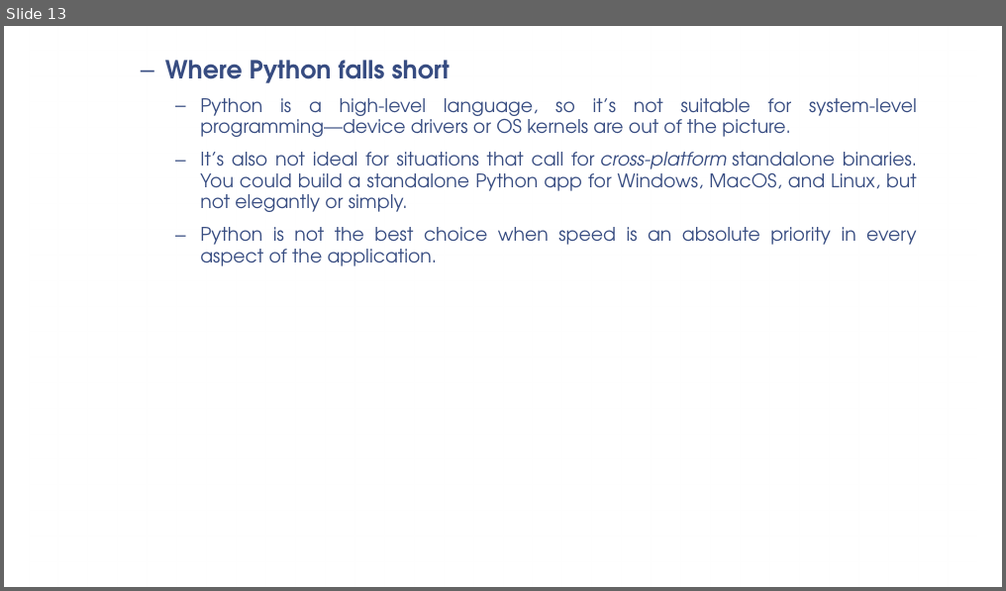
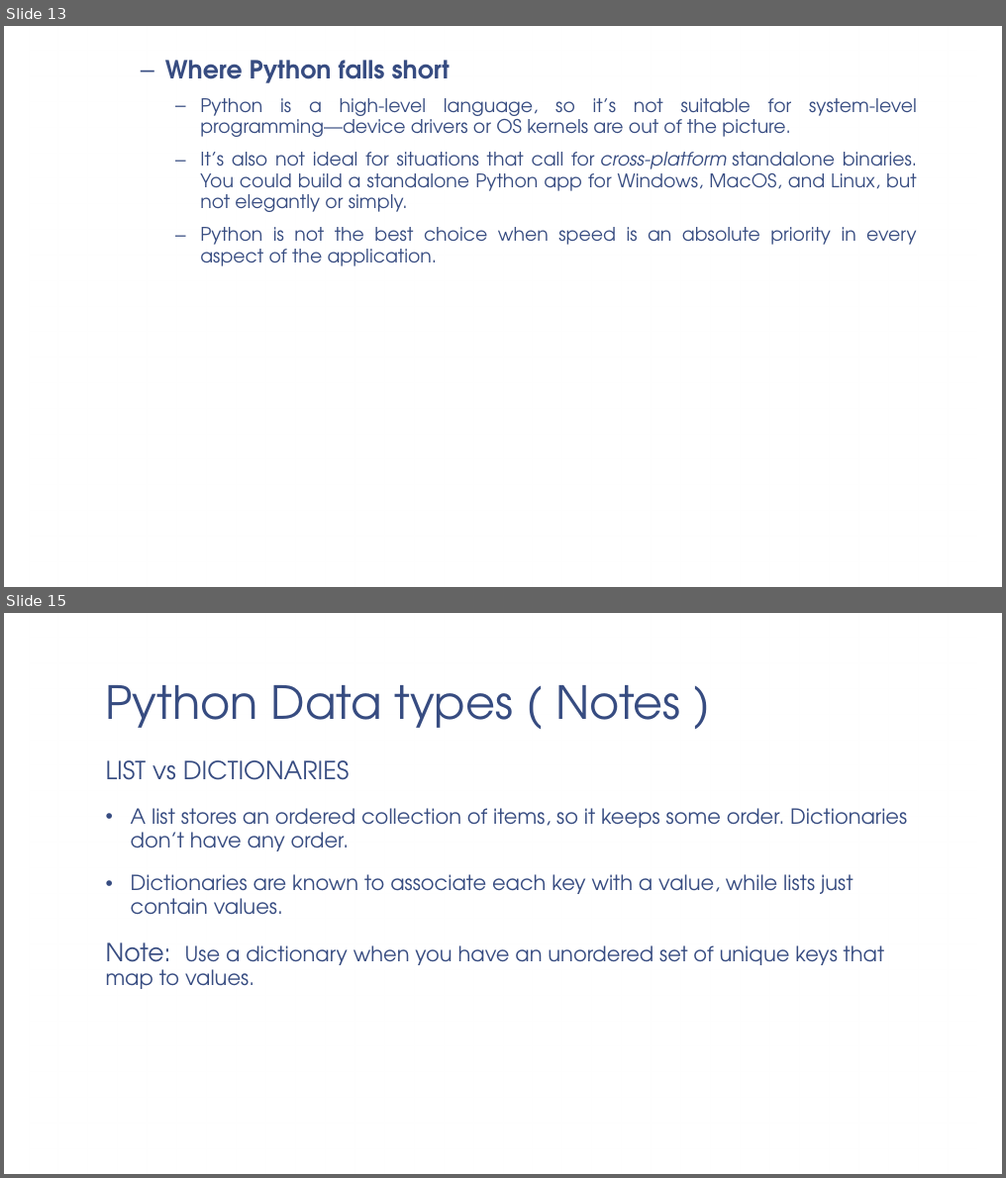
Before and after one commit to vaishnavi-consultants/Computer-Science, a slide deck: Python/Session1/PPT/Python_Fundamentals(Introduction_to_Python).pptx. Shown one above the other, each under a label of ours: slide 13 before the commit, slides 13 and 15 after it; the slides between them are not shown. The pictures are 1006x591 and 1006x1178 pixels, drawn with LibreOffice and Linux fonts; fonts in the diff are those of the drawing; background and template pictures are left out. Boxes give left, top, right and bottom in pixels: in the first picture for what was removed or moved away, otherwise in the second. Text is boxed around its words. In the diff, an @@ line names an element or a change of style, - is before the commit and + after.

```diff
--- a/Python/Session1/PPT/Python_Fundamentals(Introduction_to_Python).pptx
+++ b/Python/Session1/PPT/Python_Fundamentals(Introduction_to_Python).pptx
@@ slide 15 added at [4,613,1002,1174], background picture (left out); not listed: 1 template element that a slide beside it also shows @@
@@ title added at [106,685,680,728], 44 pt, text #374C81 @@
+Python Data types ( Notes )
@@ text added at [106,761,907,989], 20 pt, text #374C81 @@
+LIST vs DICTIONARIES
+• A list stores an ordered collection of items, so it keeps some order. Dictionaries don’t have any order.
+• Dictionaries are known to associate each key with a value, while lists just contain values.
+Note: Use a dictionary when you have an unordered set of unique keys that map to values.
```
Also in this commit, not shown: 1 slide changed, 2 other slides added.
